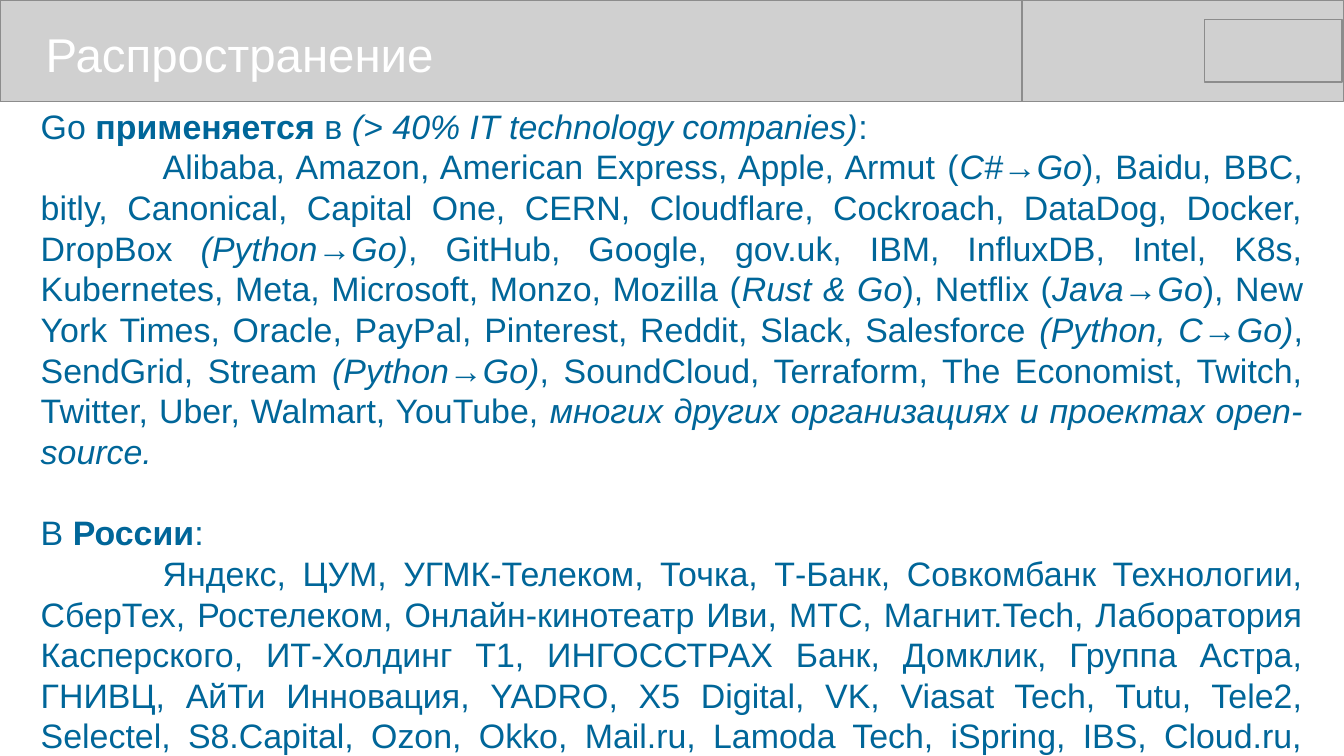
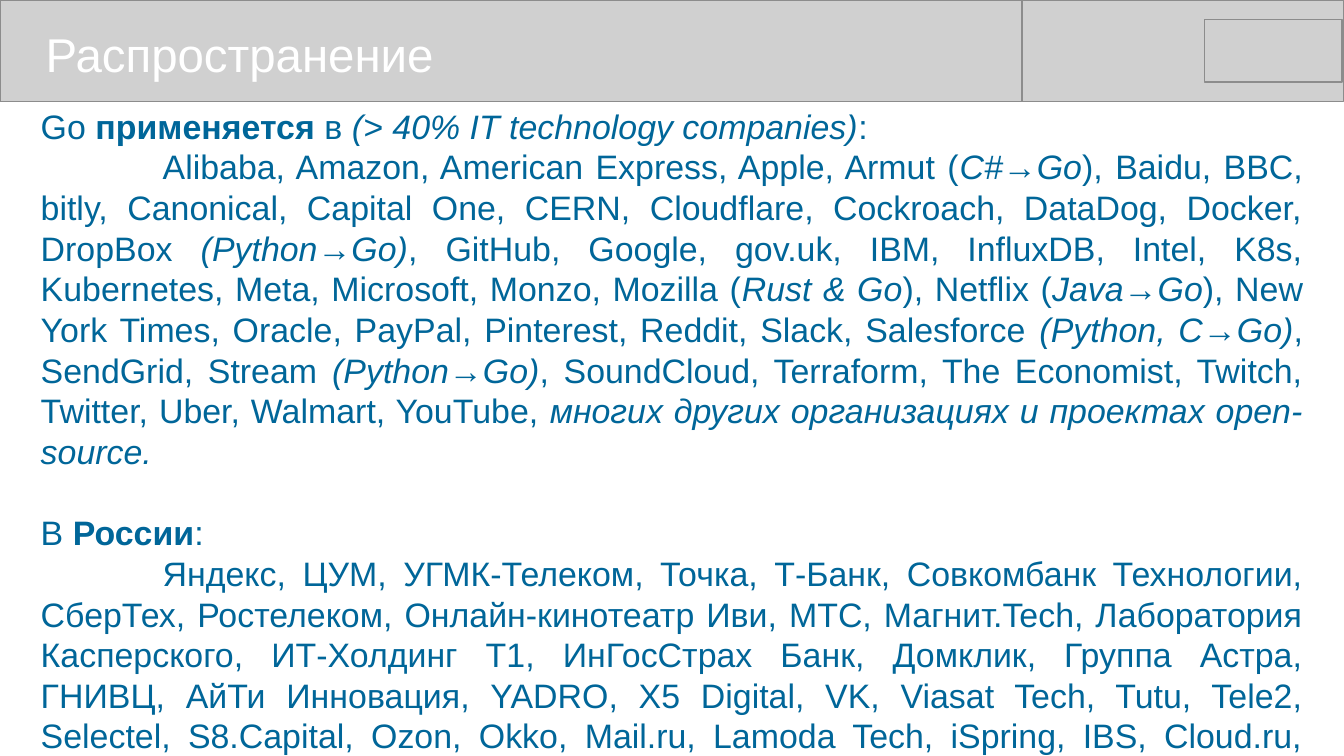
Before and after one commit to mike-shock/Go_language, a slide deck: slide 7 of Go_Review.odp. Drawn at 1344x756 pixels with LibreOffice and Linux fonts; fonts in the diff are those of the drawing; grey boxes stand for pictures. Boxes give left, top, right and bottom in pixels: in the first picture for what was removed or moved away, otherwise in the second. Text is boxed around its words. In the diff, an @@ line names an element or a change of style, - is before the commit and + after.

```diff
--- a/Go_Review.odp
+++ b/Go_Review.odp
@@ text at [41,561,1302,755]: text changed @@
-Яндекс, ЦУМ, УГМК-Телеком, Точка, Т-Банк, Совкомбанк Технологии, СберТех, Ростелеком, Онлайн-кинотеатр Иви, МТС, Магнит.Tech, Лаборатория Касперского, ИТ-Холдинг Т1, ИНГОССТРАХ Банк, Домклик, Группа Астра, ГНИВЦ, АйТи Инновация, YADRO, X5 Digital, VK, Viasat Tech, Tutu, Tele2, Selectel, S8.Capital, Ozon, Okko, Mail.ru, Lamoda Tech, iSpring, IBS, Cloud.ru, Boxberry: IT, Beeline, Avito, 2GIS и многие другие...
+Яндекс, ЦУМ, УГМК-Телеком, Точка, Т-Банк, Совкомбанк Технологии, СберТех, Ростелеком, Онлайн-кинотеатр Иви, МТС, Магнит.Tech, Лаборатория Касперского, ИТ-Холдинг Т1, ИнГосСтрах Банк, Домклик, Группа Астра, ГНИВЦ, АйТи Инновация, YADRO, X5 Digital, VK, Viasat Tech, Tutu, Tele2, Selectel, S8.Capital, Ozon, Okko, Mail.ru, Lamoda Tech, iSpring, IBS, Cloud.ru, Boxberry: IT, Beeline, Avito, 2GIS и многие другие...
```
Also in this commit, not shown: 3 other slides changed, 1 slide added, 2 other files.
